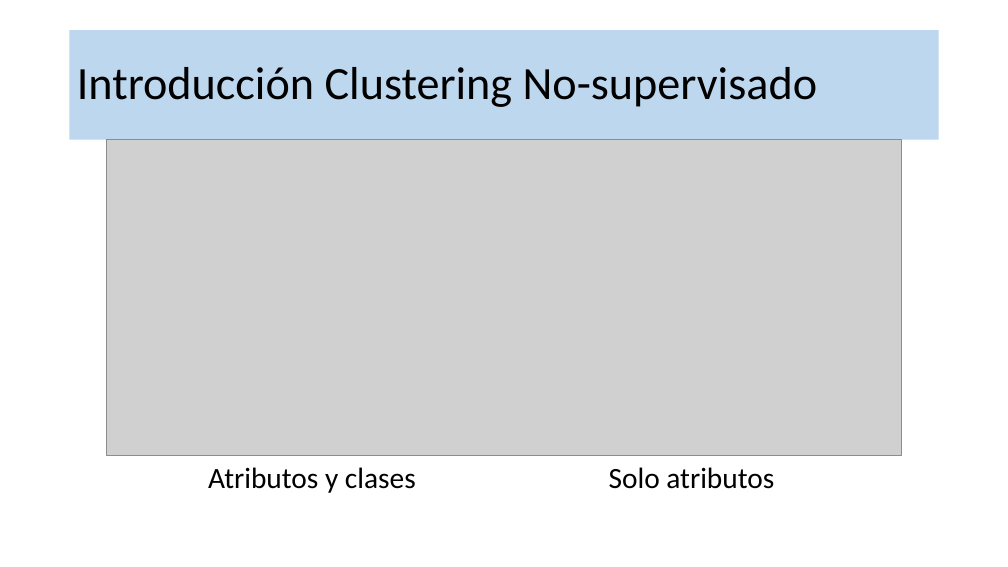
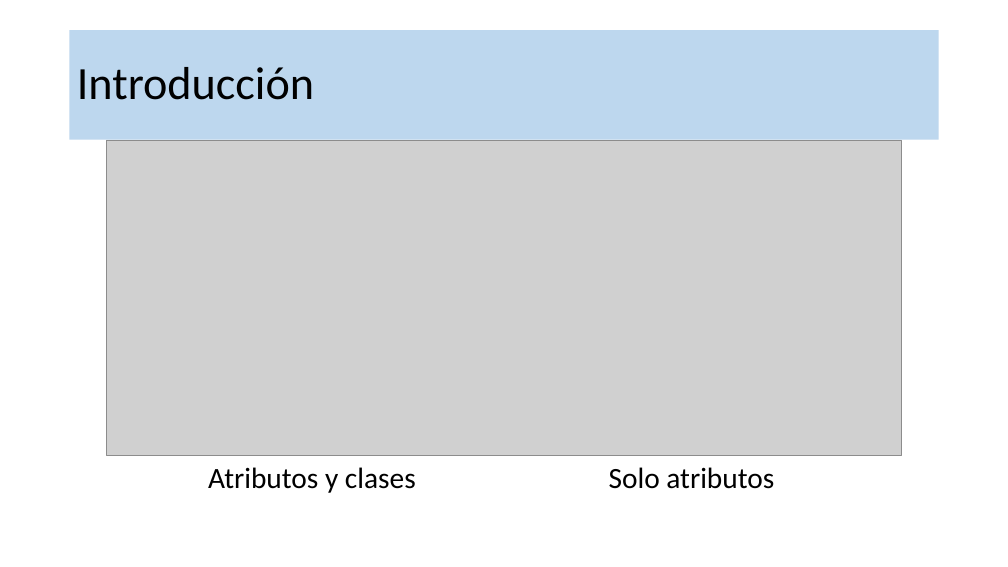
Before and after one commit to robgaray/EESIA_Analisis_Consumo_2021_Publico, a slide deck: slide 14 of 1_Presentaciones/Sesion_4_Teoria.pptx (slide 11 before the commit). Drawn at 1008x567 pixels with LibreOffice and Linux fonts; fonts in the diff are those of the drawing; grey boxes stand for pictures; background and template pictures are left out. Boxes give left, top, right and bottom in pixels: in the first picture for what was removed or moved away, otherwise in the second. Text is boxed around its words. In the diff, an @@ line names an element or a change of style, - is before the commit and + after.

```diff
--- a/1_Presentaciones/Sesion_4_Teoria.pptx
+++ b/1_Presentaciones/Sesion_4_Teoria.pptx
@@ title at (77,67,314,100): text changed @@
-Introducción Clustering No-supervisado
+Introducción
```
Also in this commit, not shown: 2 other slides changed, 14 slides added, 2 slides removed, 1 other file.
